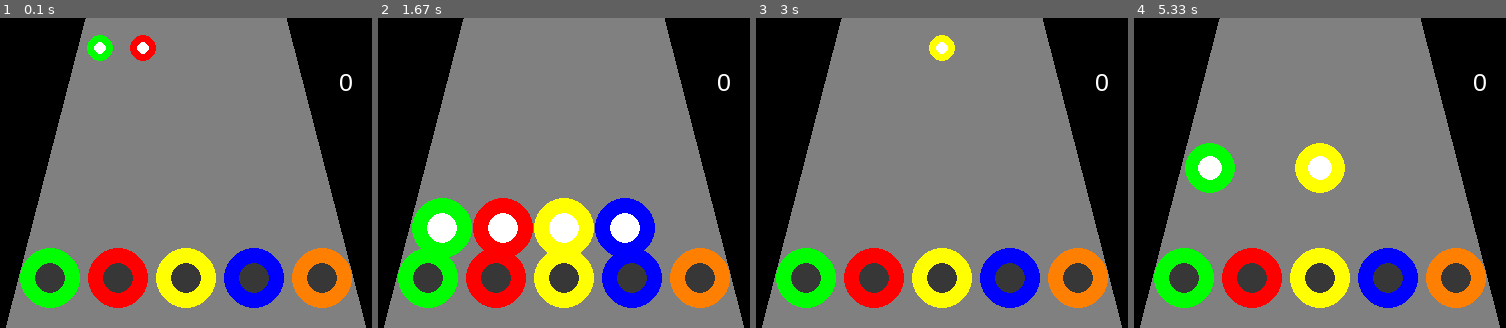
Above: before the commit, frames 1-4 (left to right).
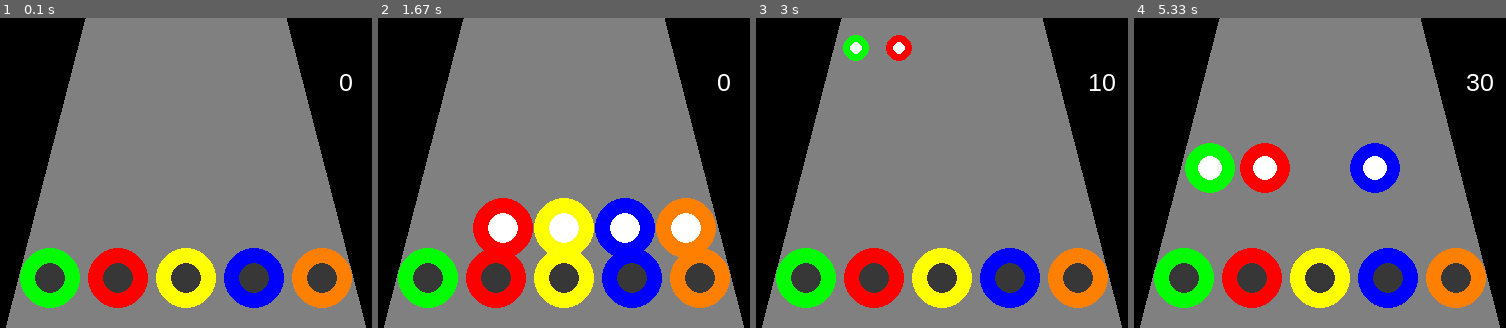
Above: after the commit, the same moments.

Repository: romulofff/gym-hero
Game: pygame game, started from src/gh_pygame.py
Same seed, same stepped clock (60 frames per second), same inputs: the game is played once before the commit and once after it.
Inputs:
- Up to frame 1 (0.1 s): no input
- Up to frame 2 (1.67 s): no input
- Up to frame 3 (3 s): hold S 1.9-2.37 s; hold A 2.4-2.8 s; hold D from 2.83 s (still down)
- Up to frame 4 (5.33 s): release D at 3.47 s; hold S 3.5-3.87 s; hold A 3.9-4.37 s; hold D 4.4-4.87 s

The runs differ from the first frame. In frame 1, 0.9% of the frame differs, in the area x 23-42%, y 5-14%; in frame 2, 4.6%; in frame 3, 1.6%; in frame 4, 5.2%, in the area x 28-97%, y 18-57%.

Commit message:
Corrigindo a velocidade e persistencia das notas

Diff:
--- a/src/gh_pygame.py
+++ b/src/gh_pygame.py
@@ -19,7 +19,7 @@
 radius = 10
 
 
-def move_notes(old_x, old_y):
+def move_notes(old_x, old_y, new_notes):
     """Updates Y value"""
     new_x = []
     # Updating X coordinate
@@ -35,8 +35,9 @@
     elif old_y >= 275:
         new_y = 0
         new_x = [120, 160, 200, 240, 280]
-    return new_x, new_y
-
+        new_notes = True
+        return new_x, new_y, new_notes
+    return new_x, new_y, False
 
 def update_radius(old_radius):
     """Updates the Circles radius"""
@@ -140,7 +141,7 @@
     white = (255, 255, 255)
     black = (0, 0, 0)
     SCORE = 0
-
+    newNotes = False
     shouldBeDrawn = shouldBePressed = [False, False, False, False, False]
 
     print(shouldBePressed)
@@ -149,8 +150,10 @@
     while not DONE:
 
         # Update Phase
-        for i in range(len(shouldBePressed)):
-            shouldBePressed[i] = shouldBeDrawn[i] = bool(random.getrandbits(1))
+        if newNotes:
+            for i in range(len(shouldBePressed)):
+                shouldBePressed[i] = shouldBeDrawn[i] = bool(random.getrandbits(1))
+            print(shouldBePressed)
 
         for event in pygame.event.get():
 
@@ -161,7 +164,7 @@
 
 
         # Moving notes on screen
-        x, Y = move_notes(x, Y)
+        x, Y, newNotes = move_notes(x, Y, newNotes)
         if Y > 0:
             radius = update_radius(radius)
         else:
@@ -175,18 +178,5 @@
         draw_note_target()
         draw_notes(shouldBeDrawn)
 
-        # # Outer (colored) Circle
-        # draw.circle(screen, (0, 255, 0), (x[0], Y), radius)
-        # draw.circle(screen, (255, 0, 0), (x[1], Y), radius)
-        # draw.circle(screen, (255, 255, 0), (x[2], Y), radius)
-        # draw.circle(screen, (0, 0, 255), (x[3], Y), radius)
-        # draw.circle(screen, (255, 128, 0), (x[4], Y), radius)
-        # # Inner Circle
-        # draw.circle(screen, white, (x[0], Y), int(radius/2))
-        # draw.circle(screen, white, (x[1], Y), int(radius/2))
-        # draw.circle(screen, white, (x[2], Y), int(radius/2))
-        # draw.circle(screen, white, (x[3], Y), int(radius/2))
-        # draw.circle(screen, white, (x[4], Y), int(radius/2))
-
         pygame.display.flip()
         clock.tick(30)
